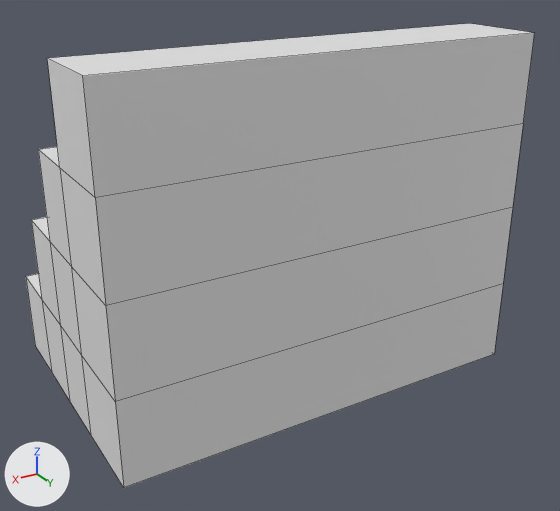
Renders of the FBX model Assets/Meshes/ME_stair_2x2.fbx from each side of a commit.
Both versions are drawn from a 50 mm lens placed at (-6.28, 1.81, 0.92), pointed at (-8.04, -1.12, -0.54). Every picture has the same lights, and +X, +Y and +Z are marked at lower left. Mesh edges are drawn as thin lines. Where no turn or scale is listed for an object, it has been applied to the vertices.

In view in the first picture: 'ME_stair_2x2'.
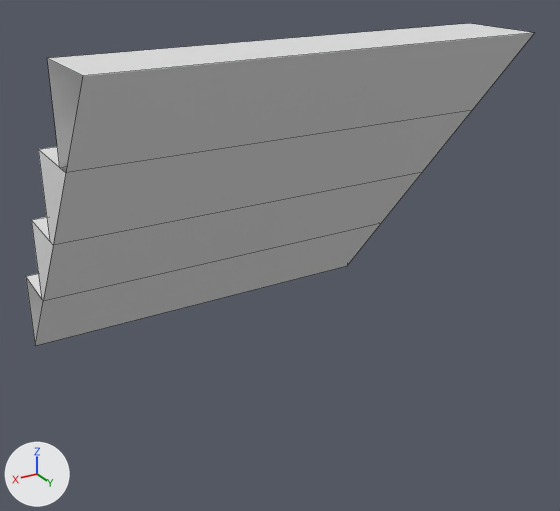
What the commit changed:
me_cube_005 is used by ob_me_stair_2x2; location (-8.01, 0.0, -0.1).
me_cube_005 had 38 vertices, 36 faces and spanned x -1.0..1.0, y -1.9..-0.6, z -1.02..0.58.
me_cube_005 now has 24 vertices, 16 faces and spans x -1.0..1.0, y -1.9..-0.6, z -1.02..0.58.
Part 1, on me_cube_005:
16 vertices are removed from x -1.0..1.0, y -1.3..-0.6, z -1.02..-0.22.
26 faces are deleted.
4 vertices move from x -1.0..1.0, y -1.6..-0.6, z -1.02..0.18 to x -1.0..1.0, y -1.57..-0.92, z -0.62..0.18.
2 vertices are added at (-1.0, -1.25, -0.22), (1.0, -1.25, -0.22).
6 new faces join them.

Changed parts and their boxes [x1, y1, x2, y2] in the pictures (560 x 511 px):
'ME_stair_2x2', reshaped (30% shorter)
    before: [26, 23, 534, 488]
    after: [26, 23, 534, 346]
part 1 of me_cube_005, cut back
    before: [26, 58, 523, 488]
    after: [41, 110, 472, 301]
